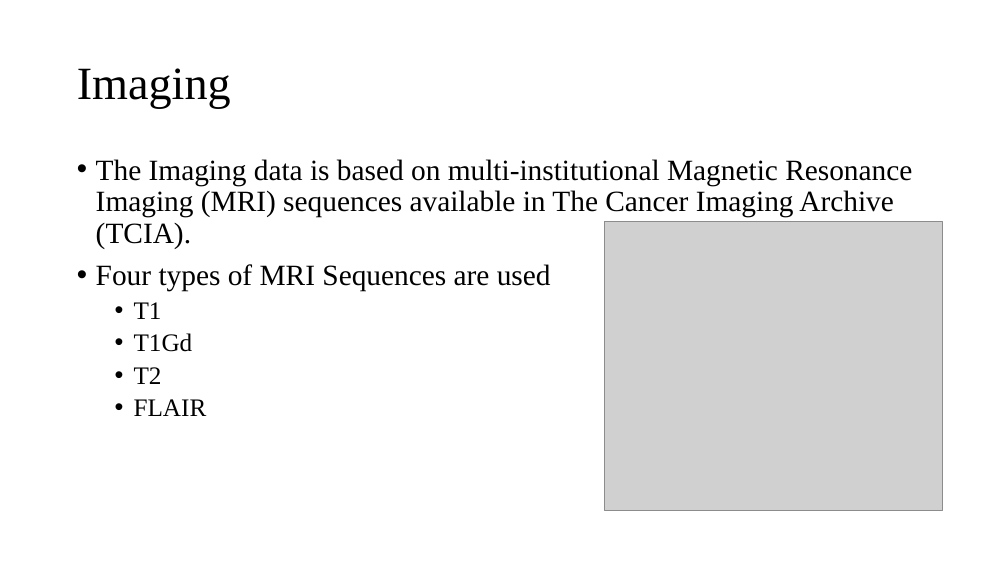
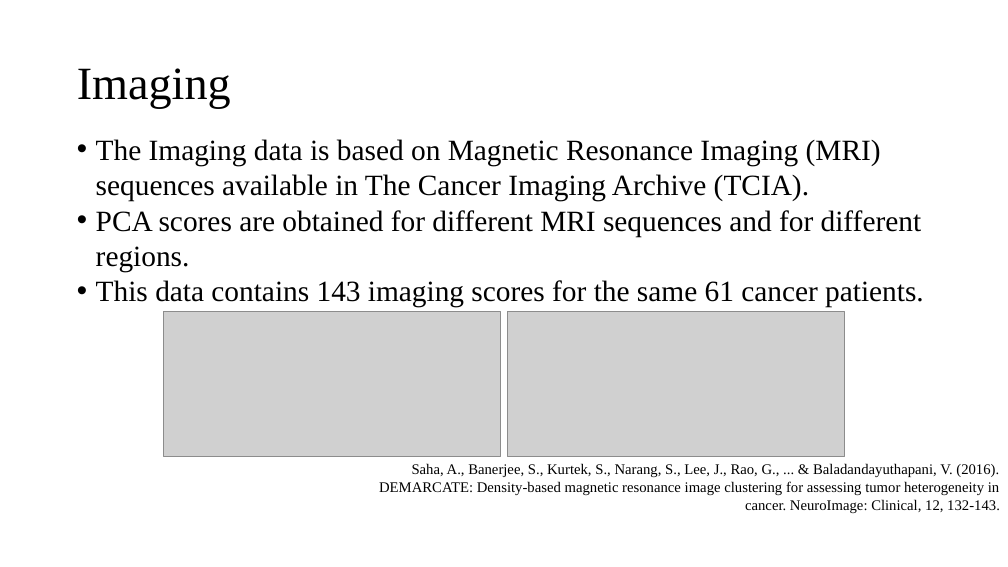
Before and after one commit to Sanchayan-Bhowal/BDSI-Data-mining, a slide deck: slide 5 of ResearchPreviewSlide.pptx. Drawn at 1008x567 pixels with LibreOffice and Linux fonts; fonts in the diff are those of the drawing; grey boxes stand for pictures; background and template pictures are left out. Boxes give left, top, right and bottom in pixels: in the first picture for what was removed or moved away, otherwise in the second. Text is boxed around its words. In the diff, an @@ line names an element or a change of style, - is before the commit and + after.

```diff
--- a/ResearchPreviewSlide.pptx
+++ b/ResearchPreviewSlide.pptx
@@ text at (x1=96, y1=139, x2=924, y2=308): text changed @@
-• The Imaging data is based on multi-institutional Magnetic Resonance Imaging (MRI) sequences available in The Cancer Imaging Archive (TCIA).
-• Four types of MRI Sequences are used
-  • T1
-  • T1Gd
-  • T2
-  • FLAIR
+• The Imaging data is based on Magnetic Resonance Imaging (MRI) sequences available in The Cancer Imaging Archive (TCIA).
+• PCA scores are obtained for different MRI sequences and for different regions.
+• This data contains 143 imaging scores for the same 61 cancer patients.
@@ picture resized from (x1=605, y1=222, x2=942, y2=510) to (x1=163, y1=312, x2=501, y2=457) @@
@@ picture added at (x1=507, y1=312, x2=845, y2=457) @@
@@ text added at (x1=379, y1=463, x2=1000, y2=513), 14 pt, text #000000 @@
+Saha, A., Banerjee, S., Kurtek, S., Narang, S., Lee, J., Rao, G., ... & Baladandayuthapani, V. (2016). DEMARCATE: Density-based magnetic resonance image clustering for assessing tumor heterogeneity in cancer. NeuroImage: Clinical, 12, 132-143.
```
Also in this commit, not shown: 5 other slides changed, 1 slide added, 3 slides removed, 1 other file.
